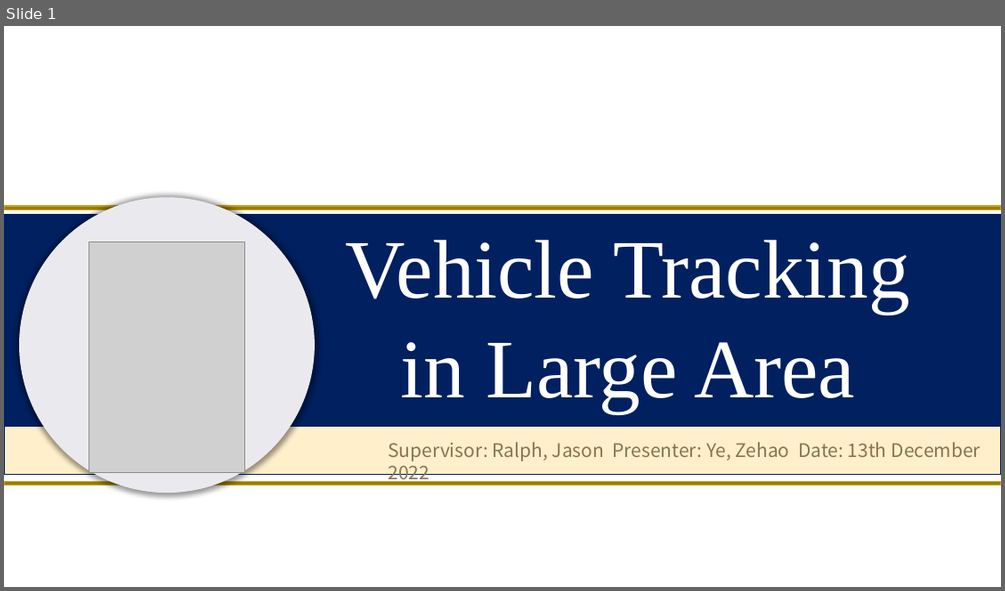
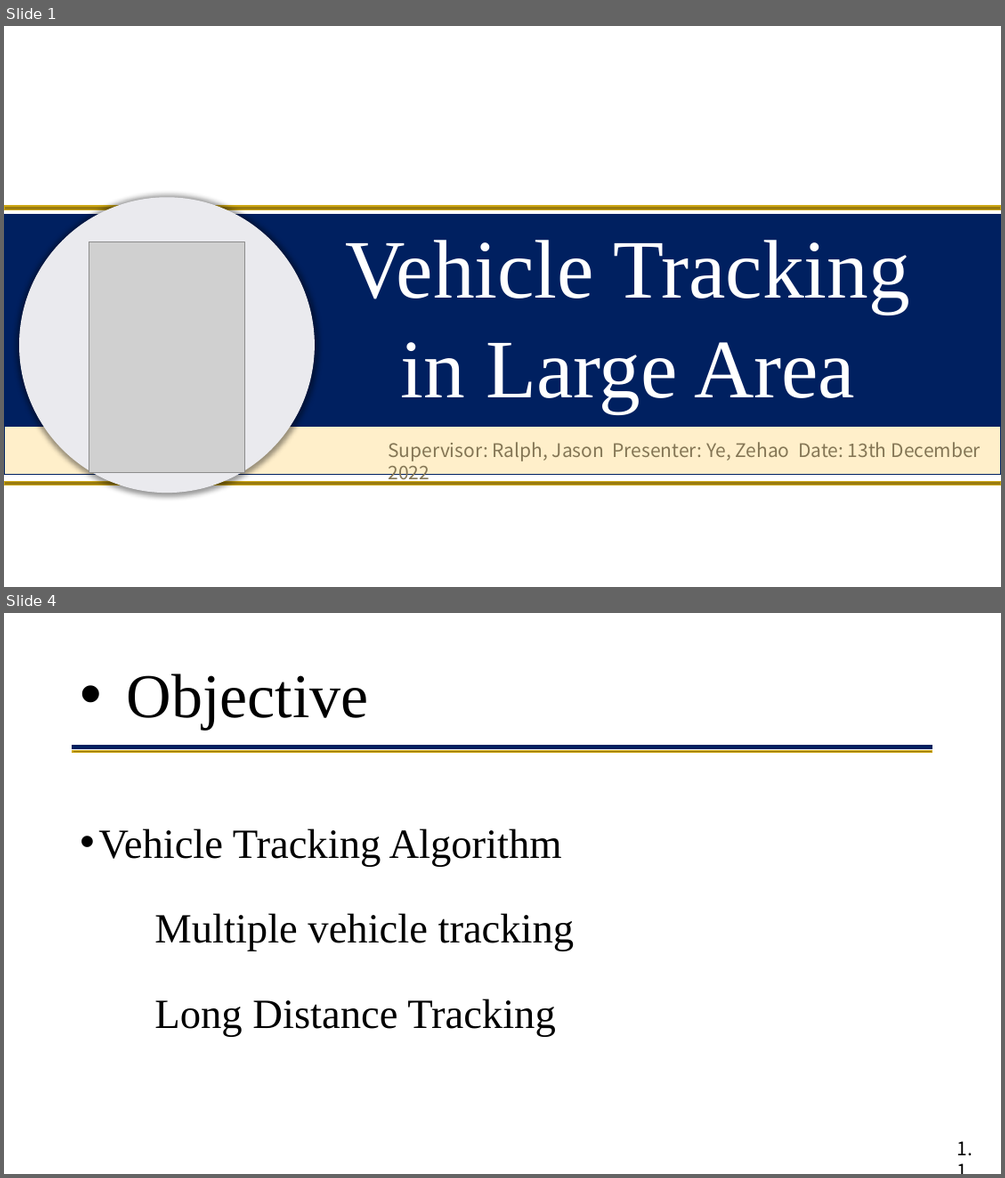
Before and after one commit to yezehao/final-year-project, a slide deck: deliverable/presentation/presentation.pptx. Shown one above the other, each under a label of ours: slide 1 before the commit, slides 1 and 4 after it; the slides between them are not shown. The pictures are 1005x591 and 1005x1178 pixels, drawn with LibreOffice and Linux fonts; fonts in the diff are those of the drawing; grey boxes stand for pictures; background and template pictures are left out. Boxes give left, top, right and bottom in pixels: in the first picture for what was removed or moved away, otherwise in the second. Text is boxed around its words. In the diff, an @@ line names an element or a change of style, - is before the commit and + after.

```diff
--- a/deliverable/presentation/presentation.pptx
+++ b/deliverable/presentation/presentation.pptx
@@ slide 4 added at bbox=[4, 613, 1001, 1174], background #FFFFFF @@
@@ title added at bbox=[127, 674, 369, 730], 60 pt, text #000000 @@
+• Objective
@@ rectangle added at bbox=[73, 746, 933, 748], fill #002060, outline #002060 1 pt @@
@@ rectangle added at bbox=[73, 751, 933, 752], fill #997B0F, outline #CDA715 1 pt @@
@@ text added at bbox=[98, 828, 574, 1037], 40 pt, text #000000 @@
+• Vehicle Tracking Algorithm
+Multiple vehicle tracking
+Long Distance Tracking
@@ text added at bbox=[957, 1141, 972, 1155], 18 pt, text #000000 @@
+1.1
```
Also in this commit, not shown: 7 slides changed, 12 other slides added, 5 slides removed, 1 other file.
